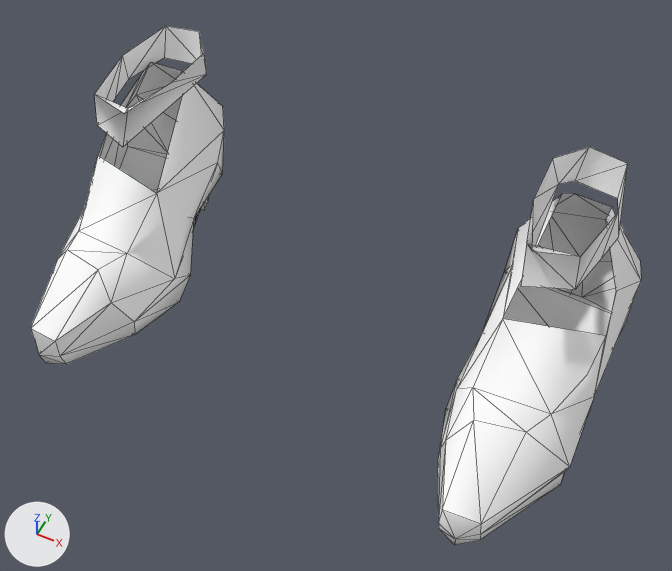
The FBX model media/models_X/F_JZV_Stilettos.fbx, before and after one commit.
One viewpoint serves both versions: a camera (50 mm lens) standing at (0.00136, -0.00227, 0.00351) and looking at (0.00013, 0.00019, 0.00044). The axes (+X, +Y, +Z) are drawn at lower left. The lights are the same throughout. Mesh edges are drawn as thin lines. Where no turn or scale is listed for an object, it has been applied to the vertices. Vertices at the same position are counted once.

Objects in the first picture: 'U3DMesh'.
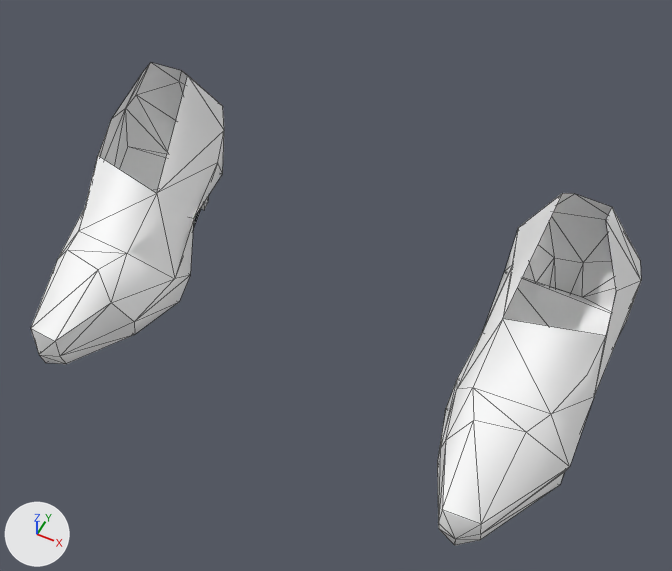
Changed parts and their boxes (x1, y1, x2, y2) in the pictures (672 x 571 px):
'U3DMesh', reshaped (7% shorter)
    before: (31, 26, 641, 545)
    after: (31, 62, 641, 545)
part 1 of me_u3dmesh, deleted
    before: (521, 147, 628, 290)
part 2 of me_u3dmesh, deleted
    before: (94, 26, 207, 147)

Diff of the bpy script that builds the scene:
```diff
--- a/media/models_X/F_JZV_Stilettos.fbx.py
+++ b/media/models_X/F_JZV_Stilettos.fbx.py
@@ mat_body_mat @@
 mat_body_mat.roughness = 0.9
+mat_body_mat.metallic = 1.0
@@ me_u3dmesh @@
 me_u3dmesh.from_pydata(...)  # 128 vertices, 206 faces; spans x -0.00134..0.00133, y -0.00054..0.00094, z -0.00003..0.00101
 # used by ob_u3dmesh; location = (0.0, 0.0, 0.0)
+# me_u3dmesh part 1: the loose piece of 15 vertices spanning x 0.00084..0.00119, y 0.00018..0.00089, z 0.00084..0.00101 is deleted
+# me_u3dmesh part 2: the loose piece of 15 vertices spanning x -0.00119..-0.00083, y 0.00018..0.00089, z 0.00084..0.00101 is deleted
 me_u3dmesh.materials.append(mat_body_mat)
```
